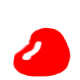
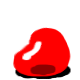
Revision of a layered 80 × 80 image; what changed, layer by layer:
painted on "背景" over (x1=15, y1=64, x2=71, y2=79)
